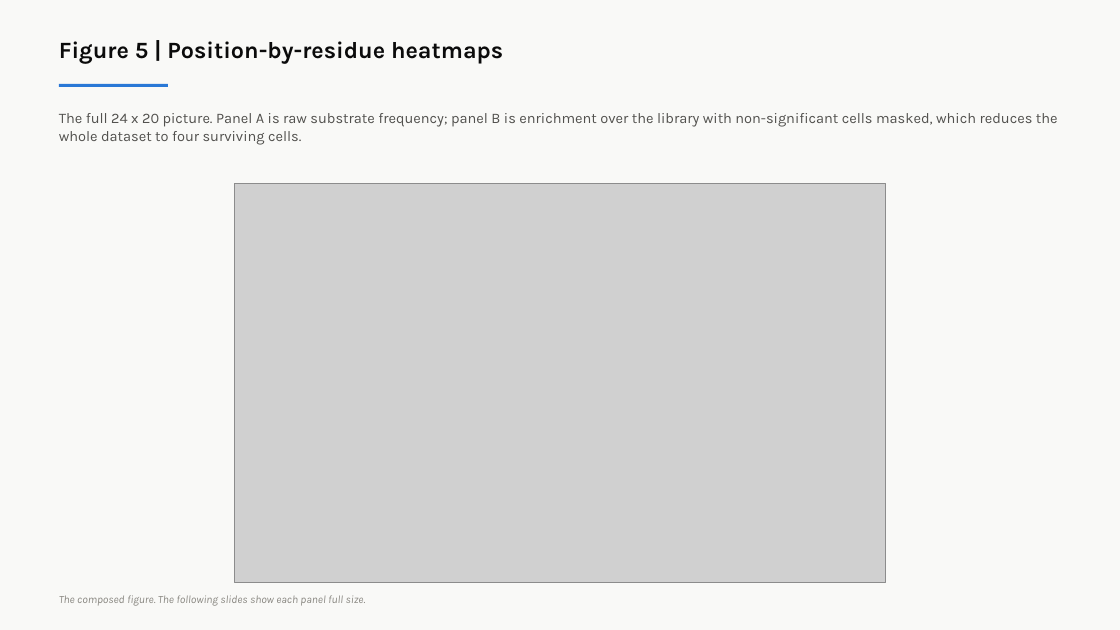
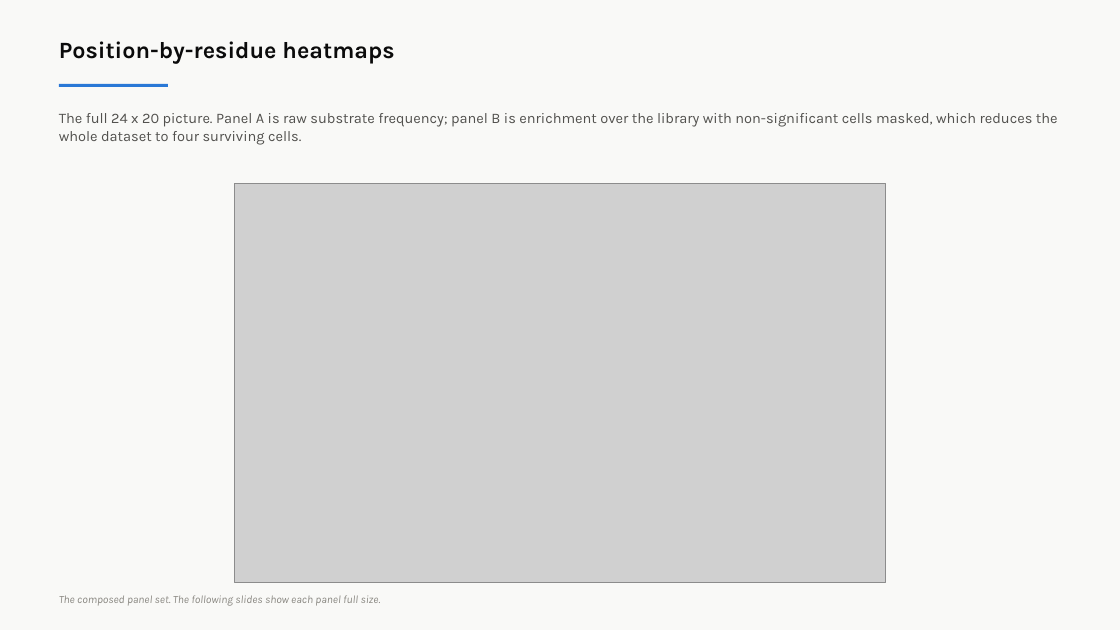
Before and after one commit to idobleicher/dianaMega, a slide deck: slide 17 of ubr3_PG_reviewer/UBR3_figures_explained.pptx (slide 22 before the commit). Drawn at 1120x630 pixels with LibreOffice and Linux fonts; fonts in the diff are those of the drawing; grey boxes stand for pictures. Boxes give left, top, right and bottom in pixels: in the first picture for what was removed or moved away, otherwise in the second. Text is boxed around its words. In the diff, an @@ line names an element or a change of style, - is before the commit and + after.

```diff
--- a/ubr3_PG_reviewer/UBR3_figures_explained.pptx
+++ b/ubr3_PG_reviewer/UBR3_figures_explained.pptx
@@ text at (59,41,394,64): text changed @@
-Figure 5 | Position-by-residue heatmaps
+Position-by-residue heatmaps
@@ text at (59,595,381,606): text changed @@
-The composed figure. The following slides show each panel full size.
+The composed panel set. The following slides show each panel full size.
```
Also in this commit, not shown: 29 other slides changed, 4 slides added, 14 slides removed, 38 other files.
